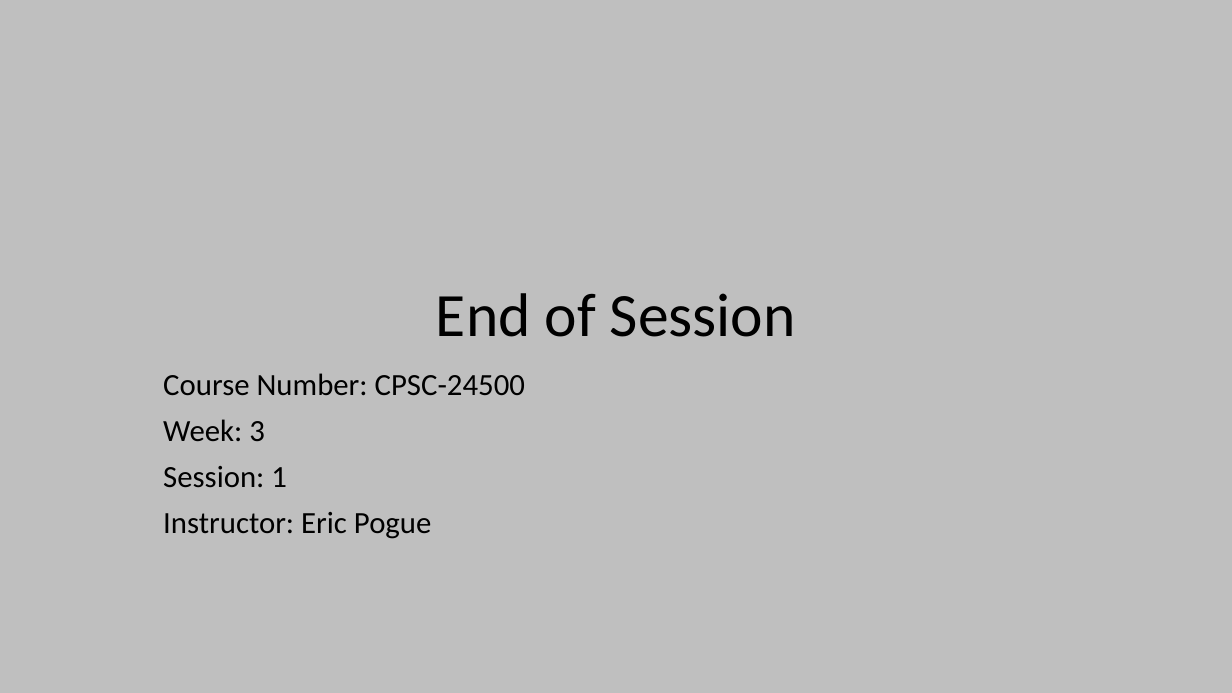
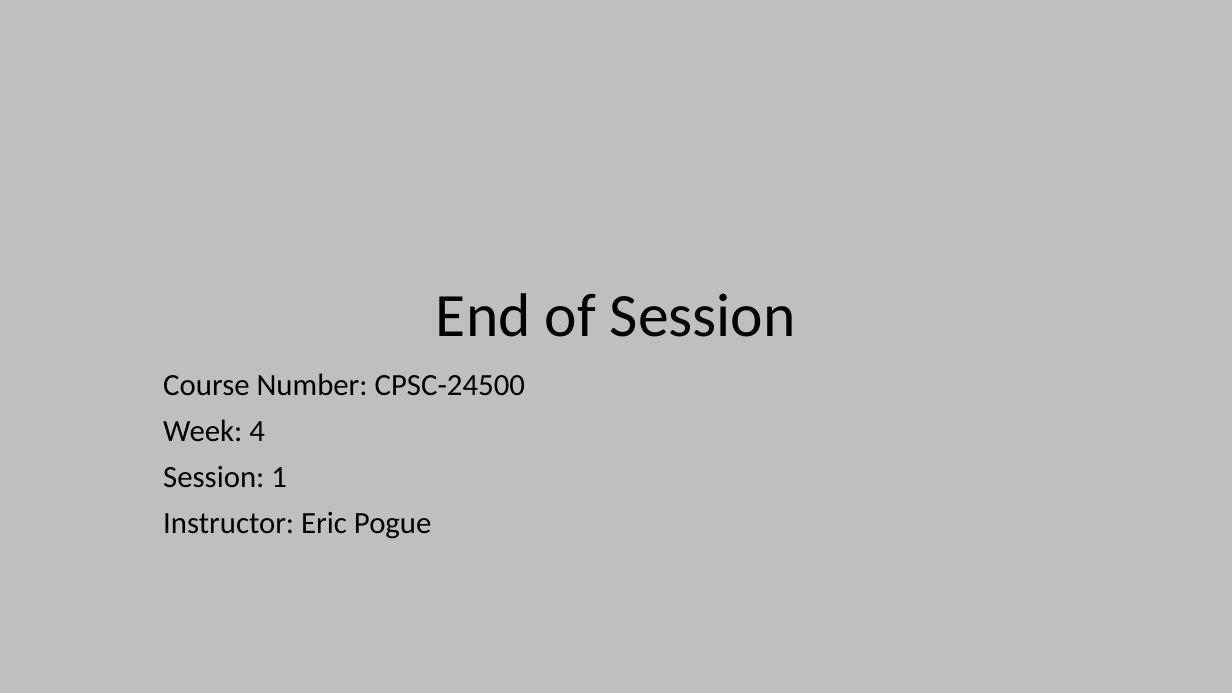
Before and after one commit to EricJPogue/www-epogue-info, a slide deck: slide 17 of CPSC-24500/Week04/2017SpringW04Slides.pptx (slide 20 before the commit). Drawn at 1232x693 pixels with LibreOffice and Linux fonts; fonts in the diff are those of the drawing. Boxes give left, top, right and bottom in pixels: in the first picture for what was removed or moved away, otherwise in the second. Text is boxed around its words. In the diff, an @@ line names an element or a change of style, - is before the commit and + after.

Commit message:
Add session 1 video html.

```diff
--- a/CPSC-24500/Week04/2017SpringW04Slides.pptx
+++ b/CPSC-24500/Week04/2017SpringW04Slides.pptx
@@ subtitle at (x1=163, y1=419, x2=265, y2=441): text changed @@
-Week: 3
+Week: 4
```
Also in this commit, not shown: 5 other slides changed, 10 slides added, 34 slides removed, 2 other files.
